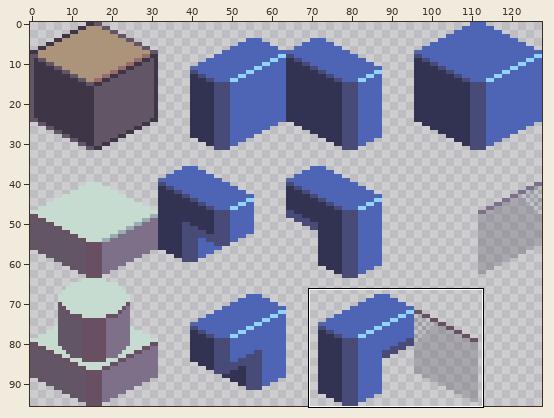
Pixel-art file -- Brackeys Game Jam 2025.1/tilemap.aseprite. The first picture is a wide view before the edit; the outline marks the close-up.
Close-up. Earlier state:
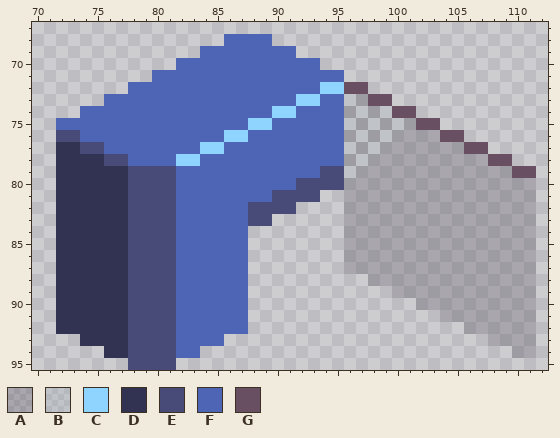
128x96 pixels, 1 frame. Shown: x 70..112, y 67..95. The commit also changed other parts of the picture, which this record leaves out.
Palette (. is transparent): A #3e354640  B #9babb240  C #8fd3ff  D #323353  E #484a77  F #4d65b4  G #694f62
After the commit:
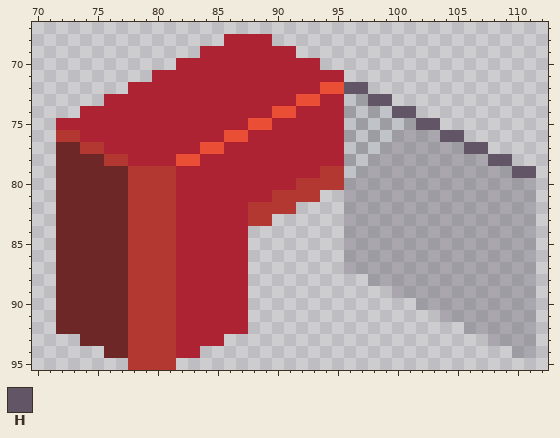
Colours new in this view: H #625565
The exact change:
colour C: #8fd3ff -> #ea4f36
colour D: #323353 -> #6e2727
colour E: #484a77 -> #b33831
colour F: #4d65b4 -> #ae2334
Layer "wall":
y 72: x 96..97 GG -> HH
y 73: x 98..99 GG -> HH
y 74: x 100..101 GG -> HH
y 75: x 102..103 GG -> HH
y 76: x 104..105 GG -> HH
y 77: x 106..107 GG -> HH
y 78: x 108..109 GG -> HH
y 79: x 110..111 GG -> HH
Pixel boxes of the changes (left, top, right, bottom) in both close-ups:
changed: (56, 34, 536, 370)
